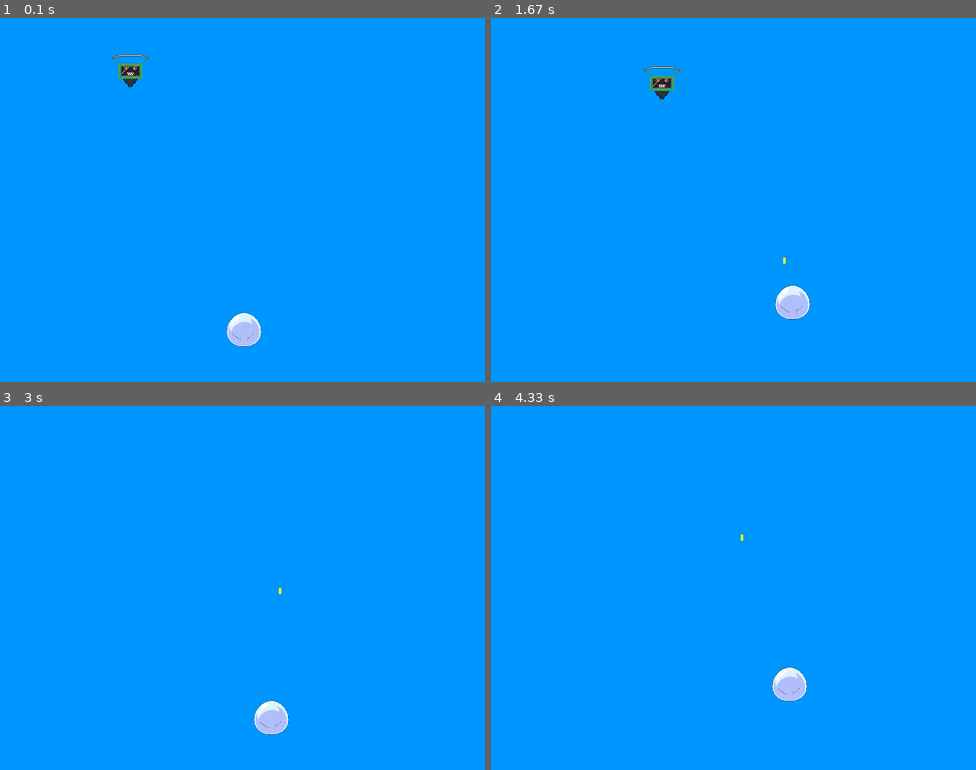
Above: before the commit, frames 1-4 (two rows, left to right).
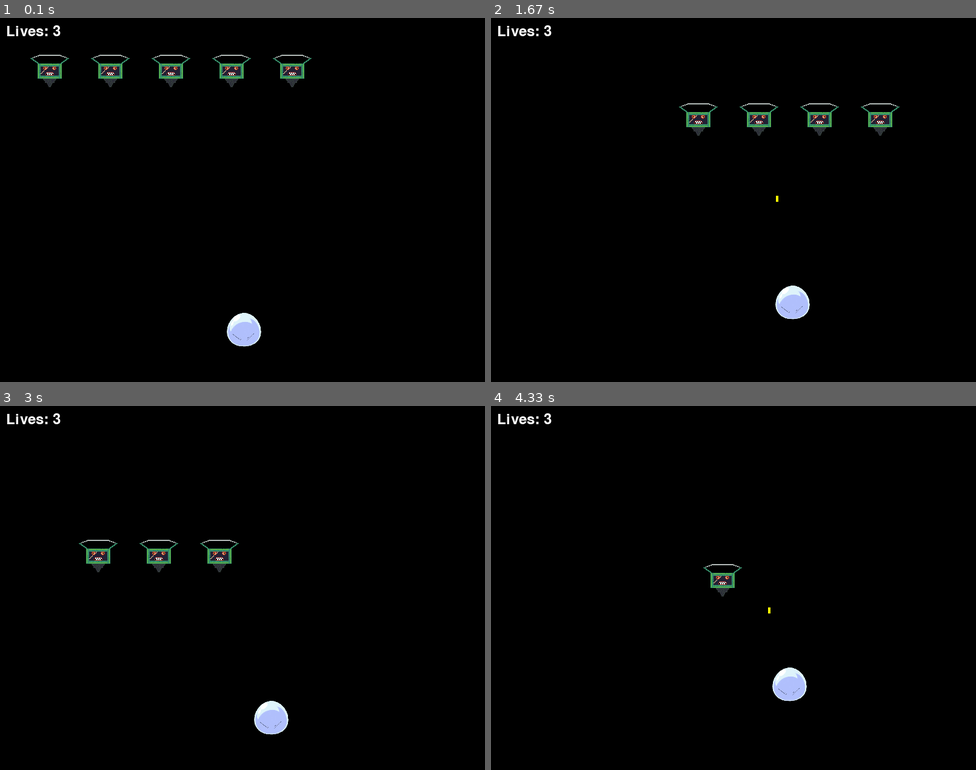
Above: after the commit, the same moments.

Repository: EvoGitH/Pygame-Space-Invader
Game: pygame game, started from Space-Invader-Game.py
The game is run twice, just before and just after one commit, with the same random seed, the same clock (stepped at 60 frames per second) and the same inputs.
Inputs:
- Up to frame 1 (0.1 s): no input
- Up to frame 2 (1.67 s): tap Space at 0.33, 0.73, 1.03, 1.23, 1.57 s; hold Right 0.67-1.13 s; hold Up 1.17-1.47 s; hold Right from 1.5 s (still down)
- Up to frame 3 (3 s): tap Space at 1.87, 2.07, 2.37, 2.63, 2.97 s; release Right at 1.97 s; hold Left 2-2.53 s; hold Down 2.57-2.87 s; hold Left from 2.9 s (still down)
- Up to frame 4 (4.33 s): tap Space at 3.27, 3.4, 3.8, 4.1 s; release Left at 3.3 s; hold Up 3.33-3.7 s; hold Right from 3.73 s (still down)

The runs differ from the first frame. In frame 1, 99% of the frame differs, in the area x 0-100%, y 0-100%; in frame 2, 99%; in frame 3, 99%; in frame 4, 99%.

Commit message:
Update Space-Invader-Game.py
Added additional "Aliens" and finally added some Lives

Diff:
--- a/Space-Invader-Game.py
+++ b/Space-Invader-Game.py
@@ -14,13 +14,8 @@
 icon = pygame.image.load('Game Assets\Slime.png')
 pygame.display.set_icon(icon)
 
-# Player images
+# Image assets
 playerimg = pygame.image.load('Game Assets\Slime.png')
-alienimg = pygame.image.load('Game Assets\Alien.png')
-
-# Allows for movement code to know how big your image/icon really is.
-iconX = 64
-iconY = 64
 
 # Scaling image size as it's over 64x64
 img_width = 64
@@ -28,41 +23,60 @@
 img_size = (img_width, img_height)
 img_scaled = pygame.transform.scale(playerimg, img_size)
 
-# Positioning of the player icon at first boot up
+alienimg = pygame.image.load('Game Assets\Alien.png')
+
+# Setting a set pixel size for assets
+iconX = 64
+iconY = 64
+
+############################################################
+
+# Player Configs
+
+# Positioning of the player
 playerX = 370
 playerY = 480
-
-# Positioning of the Alien icon at boot up.
-aliens_rect = alienimg.get_rect(topleft= (100, 50))
-
-
-
 # player's speed movement.
 player_speed = 2.5
+# player lives
+player_lives = 3
+font = pygame.font.Font(None, 36)
+############################################################
+# Alien Configs
+
+# Alien's speed
 alien_speed = 10
+# Creation of multiple enemies
+aliens = []
+for i in range(5): # 5 will spawn in random areas.
+    alien_rect = alienimg.get_rect(topleft=(i * 100, 50))  # space them out
+    aliens.append(alien_rect)
+
+############################################################
+
+# Shooting configs
+bullet_rect = None
+bullet_active = False
+bullet_speed = 400
 
 # Function is created using .blit() to draw player images on top of window.
 def player(x, y):
     screen.blit(img_scaled, (x, y))
 
-# Bullet mechanics
-bullet_rect = None
-bullet_active = False
-bullet_speed = 400
-
 # Game Loop to make sure the window is running/working with all game assets
 running = True
 while running:
+
     # Creating Collision detection between Alien & Player
     player_rect = pygame.Rect(playerX, playerY, iconX, iconY)
     dt = clock.tick(60) / 1000 # Using clock to make sure the game is running properly on a certain amount of FPS
     # RGB - Red, Green, Blue
-    screen.fill((0, 150, 255)) #Creates the background colour
+    screen.fill('black') #Creates the background colour
     for event in pygame.event.get():
         if event.type == pygame.QUIT:
             running = False
 
-    # Movement for player based on Keys pressed W,A,S,D/Up,Left,Down,Right
+    # Movement for player based on Keys pressed W,A,S,D/Up,Left,Down,Right or arrow keys.
     keys = pygame.key.get_pressed()
 
     if keys[pygame.K_LEFT] or keys[pygame.K_a]:
@@ -73,6 +87,24 @@
         playerY -= player_speed
     if keys[pygame.K_DOWN] or keys[pygame.K_s]:
         playerY += player_speed
+
+    for alien in aliens:
+        alien.x += alien_speed * dt * 60  # move horizontally
+
+    hit_edge = False
+
+    for alien in aliens:
+        if alien.right >= screenX or alien.left <= 0:
+            hit_edge = True
+            break
+
+    if hit_edge:
+        alien_speed = -alien_speed  # bounce direction
+        for alien in aliens:  # drop all aliens down when bouncing
+                alien.y += 40
+
+    for alien in aliens:
+        screen.blit(alienimg, alien)
 
     # player boundary
     playerX = max(0, min(playerX, screenX - iconX))
@@ -87,30 +119,32 @@
     if bullet_active and bullet_rect is not None:
         bullet_rect.y -= bullet_speed * dt
         pygame.draw.rect(screen, (255, 255, 0), bullet_rect)
+        # Remove bullet if it goes off-screen
+        if bullet_rect.bottom < 0: # Check the bullet where the player is has reached the end.
+            bullet_active = False # disables the bullet to make it available to shoot again.
+            bullet_rect = None
+    # Bullet collision with aliens
+    if bullet_active and bullet_rect is not None:
+        for alien in aliens[:]:
+            if bullet_rect.colliderect(alien):
+                bullet_active = False
+                bullet_rect = None
+                aliens.remove(alien)  # remove alien when hit
+                break
 
-        # Remove bullet if it goes off-screen
-        if bullet_rect.bottom < 0:
-            bullet_active = False
-            bullet_rect = None
+    # Player collision with aliens
+    for alien in aliens[:]:
+        if player_rect.colliderect(alien):
+            player_lives -= 1
+            aliens.remove(alien)  # remove alien that hit player
+            playerX, playerY = 370, 480
+            if player_lives <= 0:
+                print("Game Over!")
+                running = False
 
-    # Collision detection
-    if bullet_active and bullet_rect is not None:
-        if bullet_rect.colliderect(aliens_rect):
-            bullet_active = False
-            bullet_rect = None
-            aliens_rect.topleft = (-100, -100)
+    # Render lives
+    lives_text = font.render(f"Lives: {player_lives}", True, (255, 255, 255))
+    screen.blit(lives_text, (10, 10))
 
-
-    # Automated script for Alien movement
-    aliens_rect.x += alien_speed * dt * 100
-    if aliens_rect.right >= screenX or aliens_rect.left <= 0:
-        alien_speed = -alien_speed
-        aliens_rect.y += 10
-    # Player & Alien collision detection
-    if player_rect.colliderect(aliens_rect):
-        print("Game Over!")
-        running = False  # stops the game loop
-
-    screen.blit(alienimg, aliens_rect)
     player(playerX, playerY)
     pygame.display.flip()
